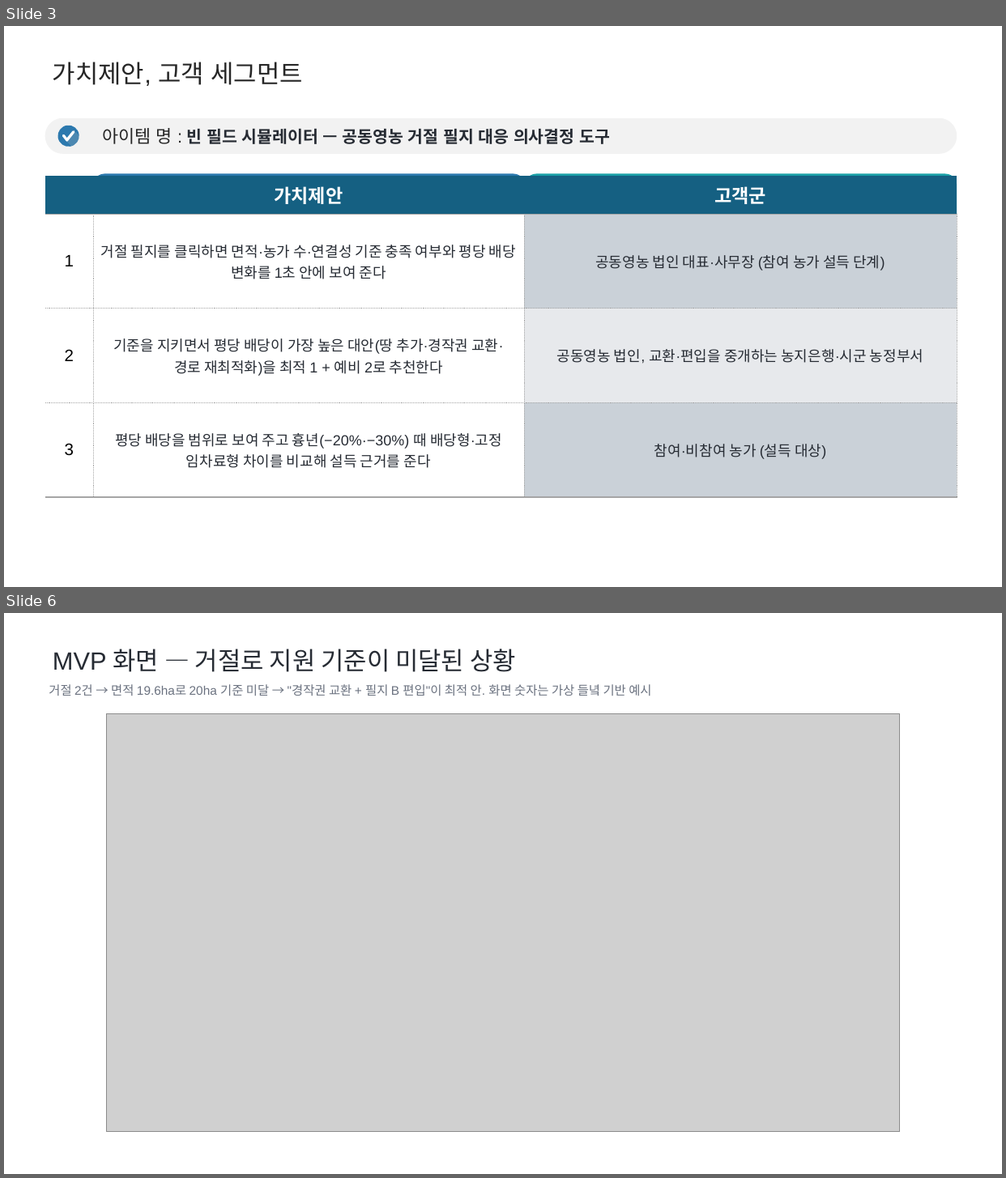
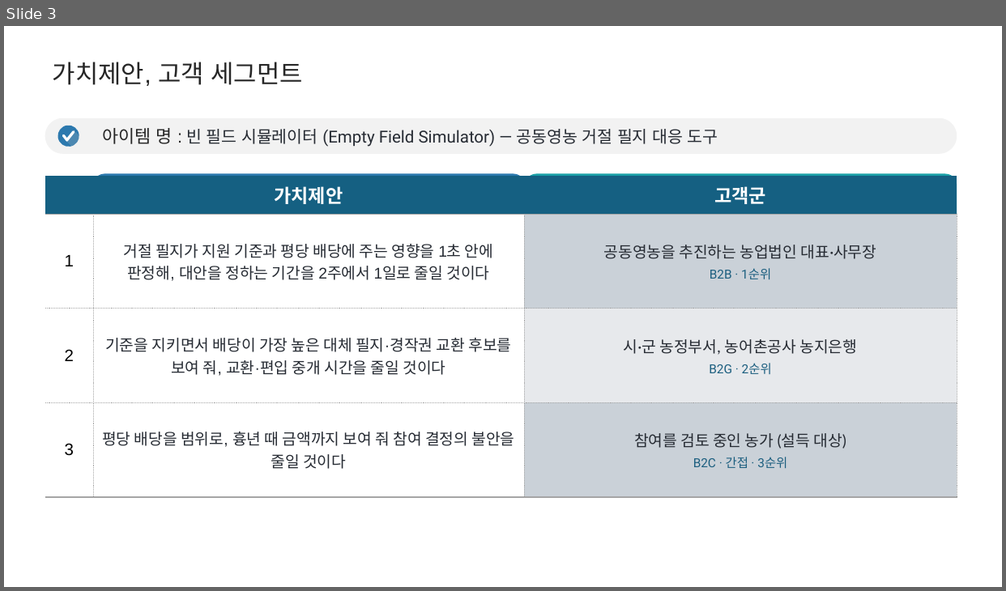
Before and after one commit to yean1234/Cooperative-farming-system, a slide deck: docs/공동영농_최종발표.pptx. Shown one above the other, each under a label of ours: slides 3 and 6 before the commit, slide 3 after it; the slides between them are not shown. The pictures are 1006x1178 and 1006x591 pixels, drawn with LibreOffice and Linux fonts; fonts in the diff are those of the drawing; grey boxes stand for pictures. Boxes give left, top, right and bottom in pixels: in the first picture for what was removed or moved away, otherwise in the second. Text is boxed around its words. In the diff, an @@ line names an element or a change of style, - is before the commit and + after.

```diff
--- a/docs/공동영농_최종발표.pptx
+++ b/docs/공동영농_최종발표.pptx
@@ slide 6 removed at <box>4,613,1002,1174</box>, background #FFFFFF @@
@@ text removed at <box>53,649,516,672</box> @@
-MVP 화면 — 거절로 지원 기준이 미달된 상황
@@ text removed at <box>49,684,651,696</box> @@
-거절 2건 → 면적 19.6ha로 20ha 기준 미달 → "경작권 교환 + 필지 B 편입"이 최적 안. 화면 숫자는 가상 들녘 기반 예시
@@ picture removed at <box>107,714,900,1132</box> @@
@@ slide 3 changed as well @@
@@ text in rounded rectangle at <box>102,128,718,147</box>: text changed; font Arial to Roboto; bold off @@
-아이템 명 : 빈 필드 시뮬레이터 — 공동영농 거절 필지 대응 의사결정 도구
+아이템 명 : 빈 필드 시뮬레이터 (Empty Field Simulator) — 공동영농 거절 필지 대응 도구
@@ table at <box>45,176,957,472</box> @@
-row 2, column 2: 거절 필지를 클릭하면 면적·농가 수·연결성 기준 충족 여부와 평당 배당 변화를 1초 안에 보여 준다
+row 2, column 2: 거절 필지가 지원 기준과 평당 배당에 주는 영향을 1초 안에 판정해, 대안을 정하는 기간을 2주에서 1일로 줄일 것이다
-row 2, column 3: 공동영농 법인 대표·사무장 (참여 농가 설득 단계)
+row 2, column 3: 공동영농을 추진하는 농업법인 대표·사무장 / B2B · 1순위
-row 3, column 2: 기준을 지키면서 평당 배당이 가장 높은 대안(땅 추가·경작권 교환·경로 재최적화)을 최적 1 + 예비 2로 추천한다
+row 3, column 2: 기준을 지키면서 배당이 가장 높은 대체 필지·경작권 교환 후보를 보여 줘, 교환·편입 중개 시간을 줄일 것이다
-row 3, column 3: 공동영농 법인, 교환·편입을 중개하는 농지은행·시군 농정부서
+row 3, column 3: 시·군 농정부서, 농어촌공사 농지은행 / B2G · 2순위
-row 4, column 2: 평당 배당을 범위로 보여 주고 흉년(−20%·−30%) 때 배당형·고정 임차료형 차이를 비교해 설득 근거를 준다
+row 4, column 2: 평당 배당을 범위로, 흉년 때 금액까지 보여 줘 참여 결정의 불안을 줄일 것이다
-row 4, column 3: 참여·비참여 농가 (설득 대상)
+row 4, column 3: 참여를 검토 중인 농가 (설득 대상) / B2C · 간접 · 3순위
```
Also in this commit, not shown: 4 other slides changed, 1 other slide removed.
